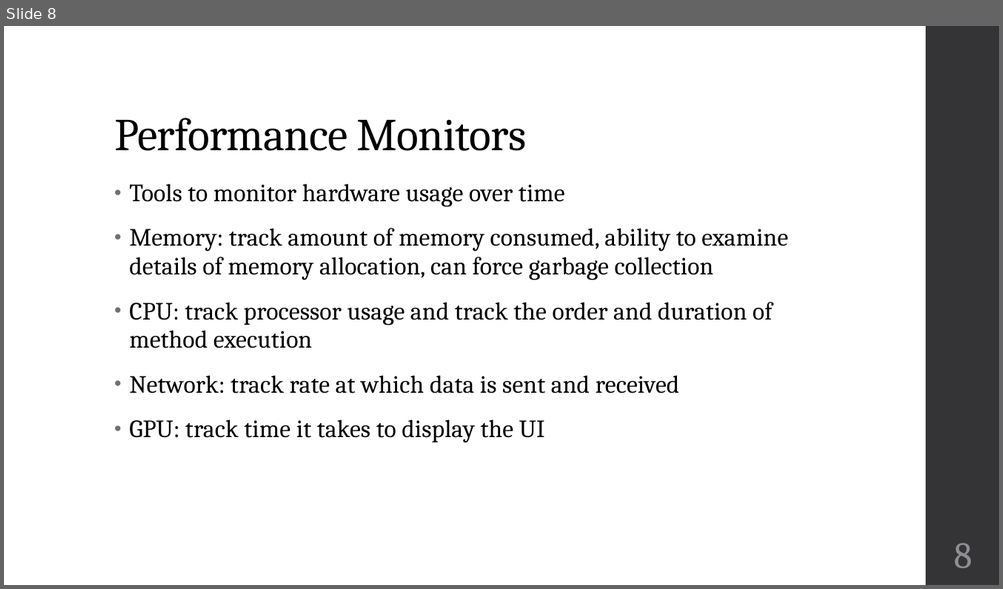
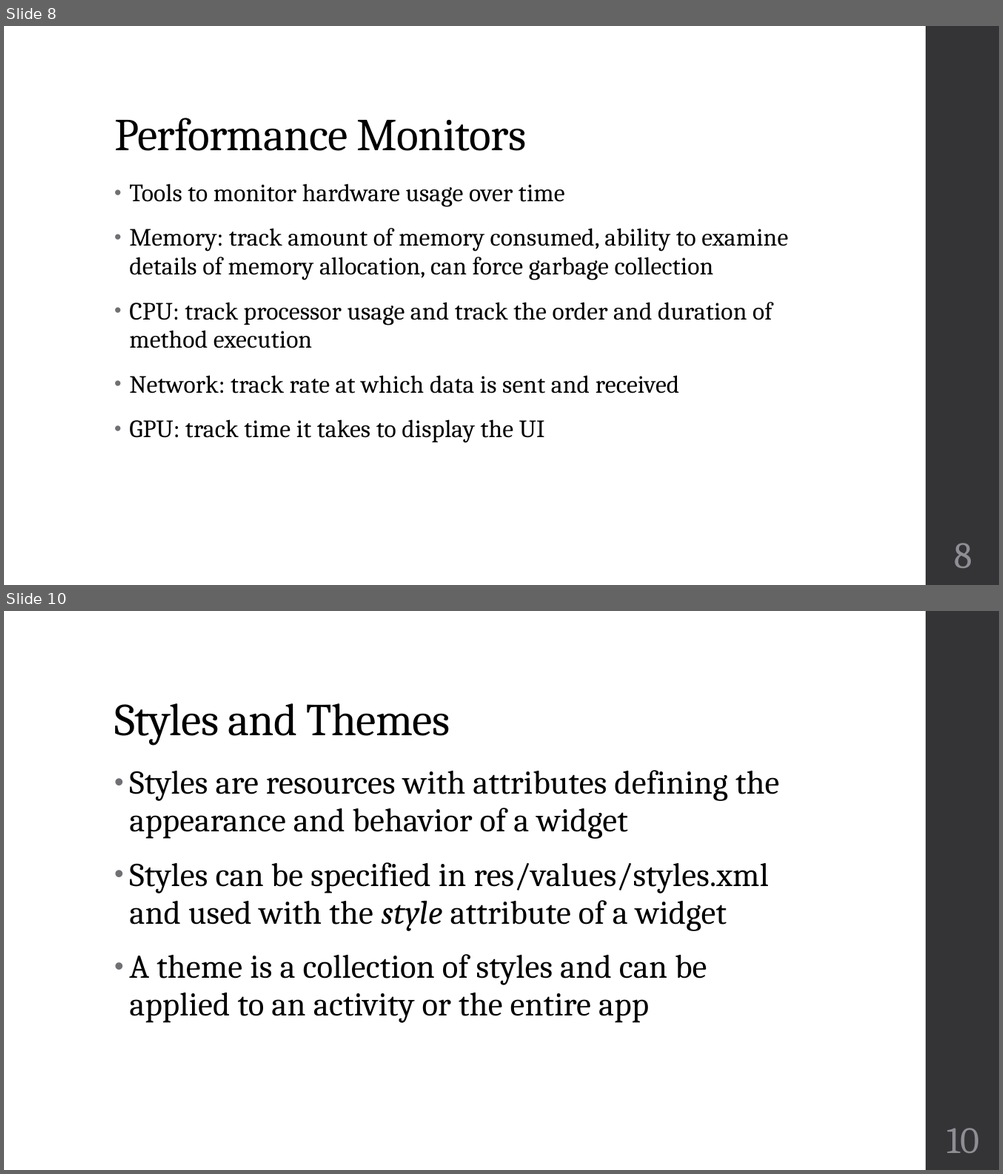
Before and after one commit to zarthur/CSCC-Android-Mobile-Applications-Notes, a slide deck: week_05/week_05.pptx. Shown one above the other, each under a label of ours: slide 8 before the commit, slides 8 and 10 after it; the slides between them are not shown. The pictures are 1003x589 and 1003x1174 pixels, drawn with LibreOffice and Linux fonts; fonts in the diff are those of the drawing. Boxes give left, top, right and bottom in pixels: in the first picture for what was removed or moved away, otherwise in the second. Text is boxed around its words. In the diff, an @@ line names an element or a change of style, - is before the commit and + after.

```diff
--- a/week_05/week_05.pptx
+++ b/week_05/week_05.pptx
@@ slide 10 added at [4,611,999,1170], background #FFFFFF; not listed: 1 template element that a slide beside it also shows @@
@@ title added at [114,703,450,745], 44 pt, text #000000 @@
+Styles and Themes
@@ text added at [129,770,779,1023], 32 pt, text #000000 @@
+• Styles are resources with attributes defining the appearance and behavior of a widget
+• Styles can be specified in res/values/styles.xml and used with the style attribute of a widget
+• A theme is a collection of styles and can be applied to an activity or the entire app
@@ page number added at [946,1128,979,1153], 36 pt, text #8E8E94 @@
+10
```
Also in this commit, not shown: 2 slides changed, 3 other slides added, 14 other files.
